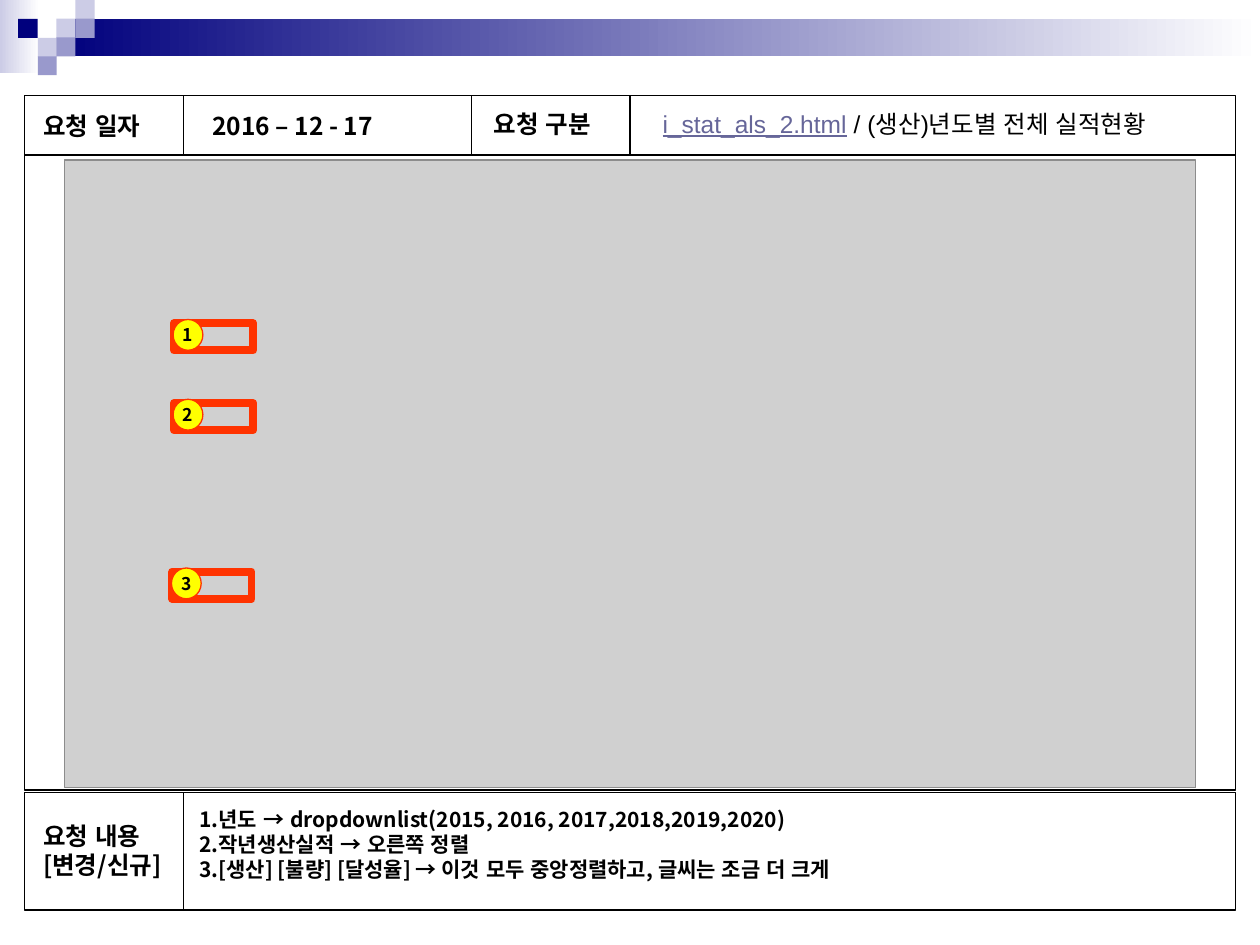
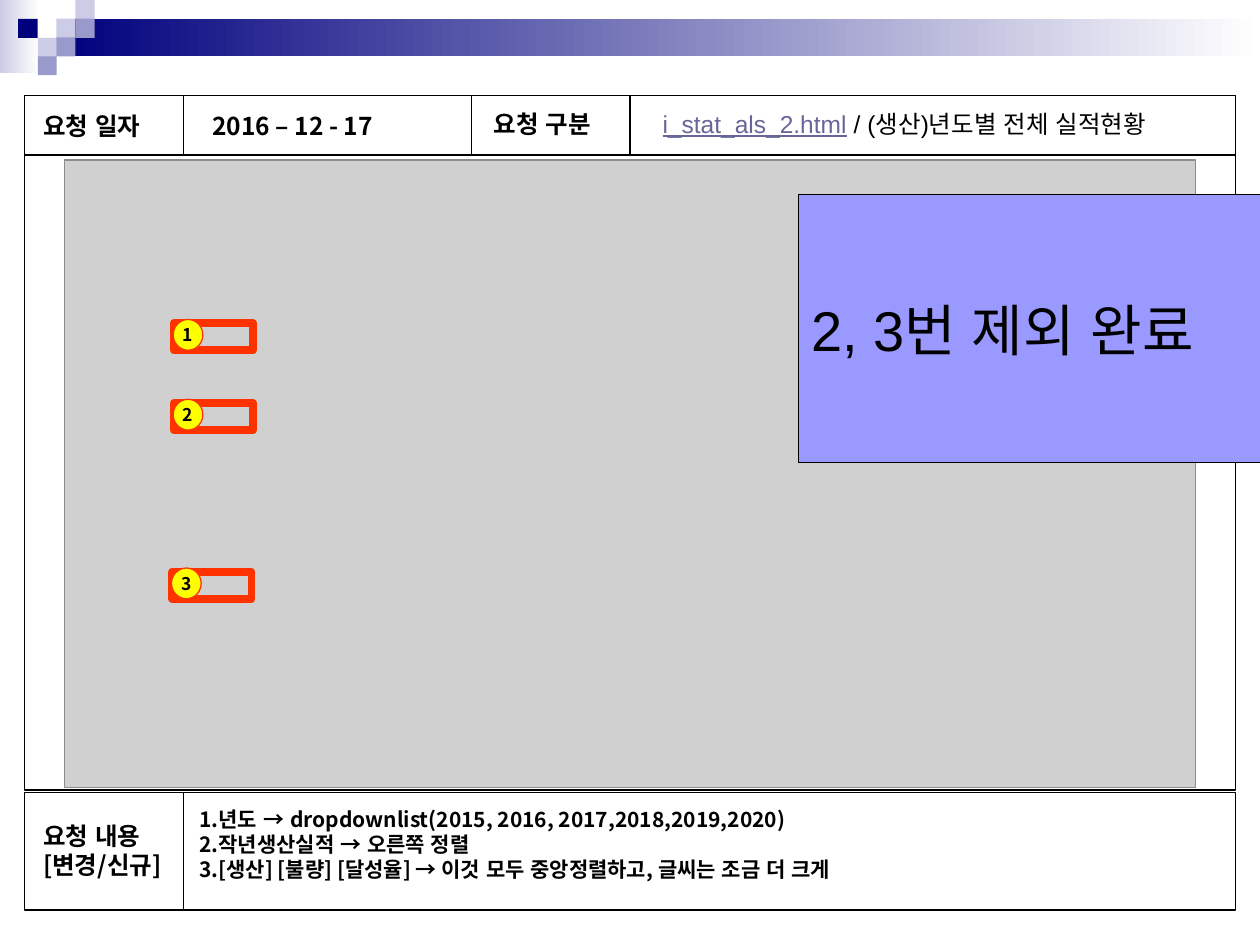
Before and after one commit to in-yong/sinsin_project, a slide deck: slide 9 of 공유문서/수정요청/화면점검_20161217(통계분석).pptx. Drawn at 1260x945 pixels with LibreOffice and Linux fonts; fonts in the diff are those of the drawing; grey boxes stand for pictures. Boxes give left, top, right and bottom in pixels: in the first picture for what was removed or moved away, otherwise in the second. Text is boxed around its words. In the diff, an @@ line names an element or a change of style, - is before the commit and + after.

```diff
--- a/공유문서/수정요청/화면점검_20161217(통계분석).pptx
+++ b/공유문서/수정요청/화면점검_20161217(통계분석).pptx
@@ rectangle added at bbox=[799, 195, 1260, 464], fill #9999FF, outline #000000 0.75 pt, 32 pt, text #000000 @@
+2, 3번 제외 완료
```
Also in this commit, not shown: 5 other slides changed, 4 other files.
